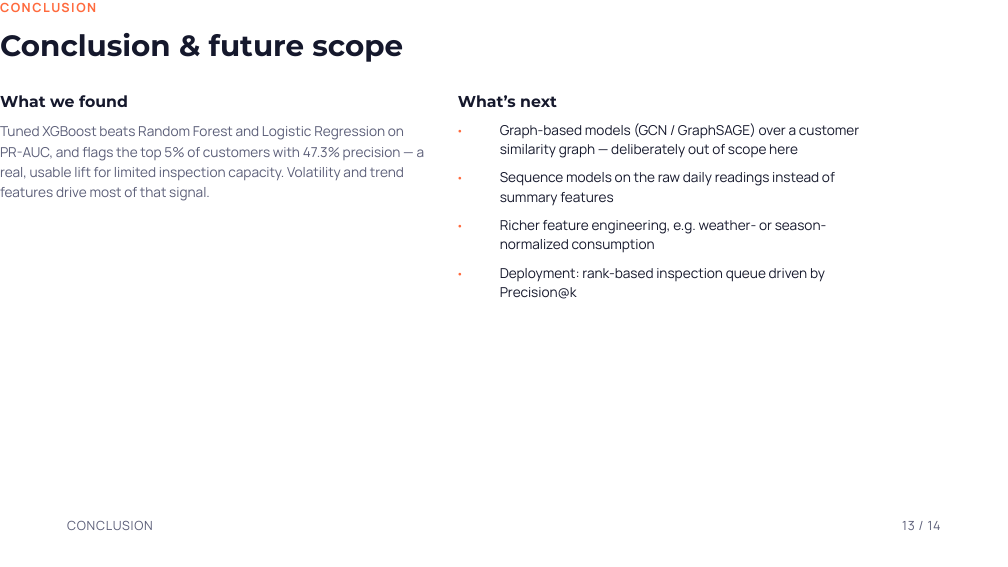
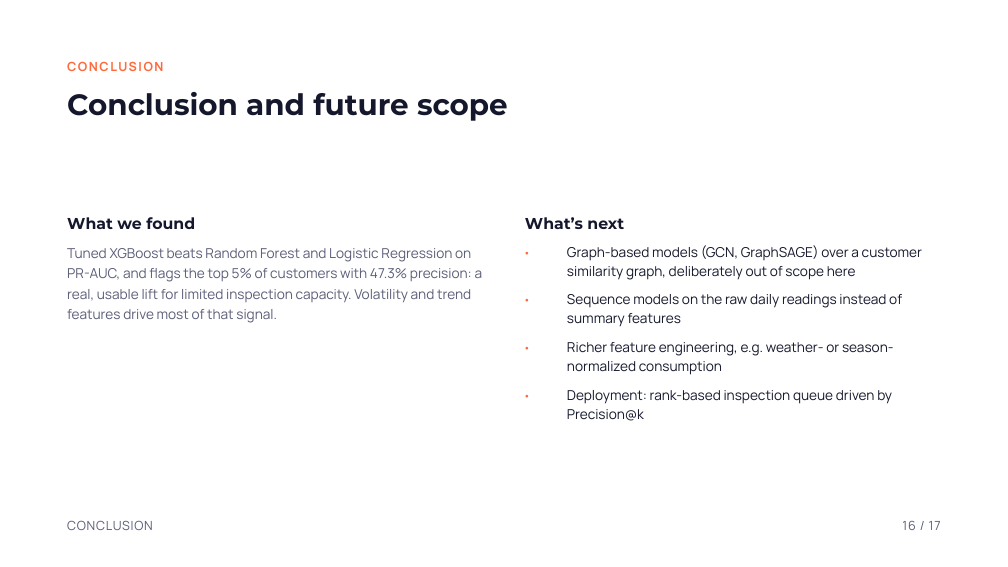
Before and after one commit to paarthjpg/electricity-theft-detection, a slide deck: slide 16 of Electricity Theft Detection Using Machine Learning.pptx (slide 13 before the commit). Drawn at 1008x567 pixels with LibreOffice and Linux fonts; fonts in the diff are those of the drawing. Boxes give left, top, right and bottom in pixels: in the first picture for what was removed or moved away, otherwise in the second. Text is boxed around its words. In the diff, an @@ line names an element or a change of style, - is before the commit and + after.

Commit message:
Deck: real slide margins, centered content, real-data charts
Give every slide proper 128px margins instead of text sitting in the
top-left corner, center each slide's content between title and footer,
drop em dashes, and add three slides built from real project data:
actual normal vs theft consumption curves, precision-recall curves with
the XGBoost confusion matrix, and the risk-score distribution behind
the top-5% inspection list.

```diff
--- a/Electricity Theft Detection Using Machine Learning.pptx
+++ b/Electricity Theft Detection Using Machine Learning.pptx
@@ text "CONCLUSION" rewrapped from [0, 0, 1008, 17] to [67, 59, 941, 76] @@
@@ title at [67, 92, 508, 121]: text changed @@
-Conclusion & future scope
+Conclusion and future scope
@@ text "What’s next": place and size @@
-text "What’s next" at [458, 95, 557, 107]
+text "What’s next" at [525, 217, 624, 229]
@@ text at [67, 248, 483, 323]: text changed @@
-Tuned XGBoost beats Random Forest and Logistic Regression on PR-AUC, and flags the top 5% of customers with 47.3% precision — a real, usable lift for limited inspection capacity. Volatility and trend features drive most of that signal.
+Tuned XGBoost beats Random Forest and Logistic Regression on PR-AUC, and flags the top 5% of customers with 47.3% precision: a real, usable lift for limited inspection capacity. Volatility and trend features drive most of that signal.
@@ 3 texts: place and size @@
-3 texts at [0, 95, 492, 283]
+3 texts at [67, 217, 558, 405]
@@ text at [567, 245, 922, 280]: text changed @@
-Graph-based models (GCN / GraphSAGE) over a customer similarity graph — deliberately out of scope here
+Graph-based models (GCN, GraphSAGE) over a customer similarity graph, deliberately out of scope here
@@ text "·": place and size @@
-text "·" at [458, 166, 492, 188]
+text "·" at [525, 289, 558, 310]
@@ text "Sequence models on the raw ...": place and size @@
-text "Sequence models on the raw ..." at [500, 172, 835, 206]
+text "Sequence models on the raw ..." at [567, 294, 902, 326]
@@ text "·": place and size @@
-text "·" at [458, 214, 492, 235]
+text "·" at [525, 337, 558, 358]
@@ text "Richer feature engineering, e.g. weather- ...": place and size @@
-text "Richer feature engineering, e.g. weather- ..." at [500, 220, 827, 253]
+text "Richer feature engineering, e.g. weather- ..." at [567, 342, 894, 375]
@@ text "Deployment: rank-based inspection queue driven ...": place and size @@
-text "Deployment: rank-based inspection queue driven ..." at [500, 268, 825, 299]
+text "Deployment: rank-based inspection queue driven ..." at [567, 390, 892, 421]
@@ text at [902, 521, 941, 530]: text changed @@
-13 / 14
+16 / 17
```
Also in this commit, not shown: 13 other slides changed, 3 slides added.
